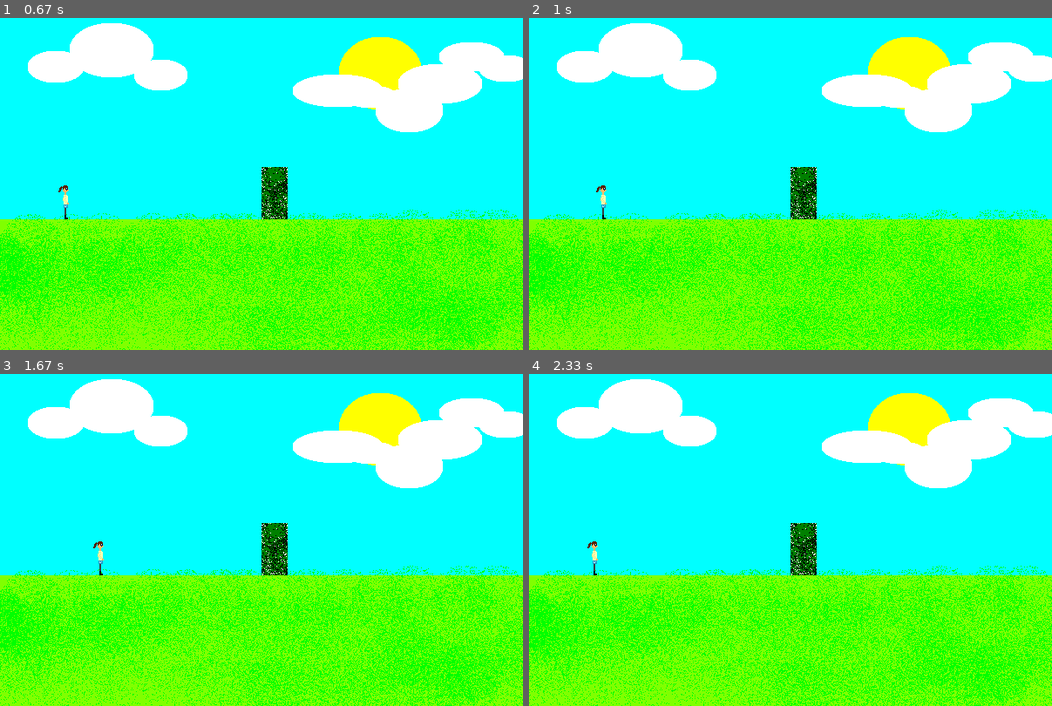
Above: before the commit, frames 1-4 (two rows, left to right).
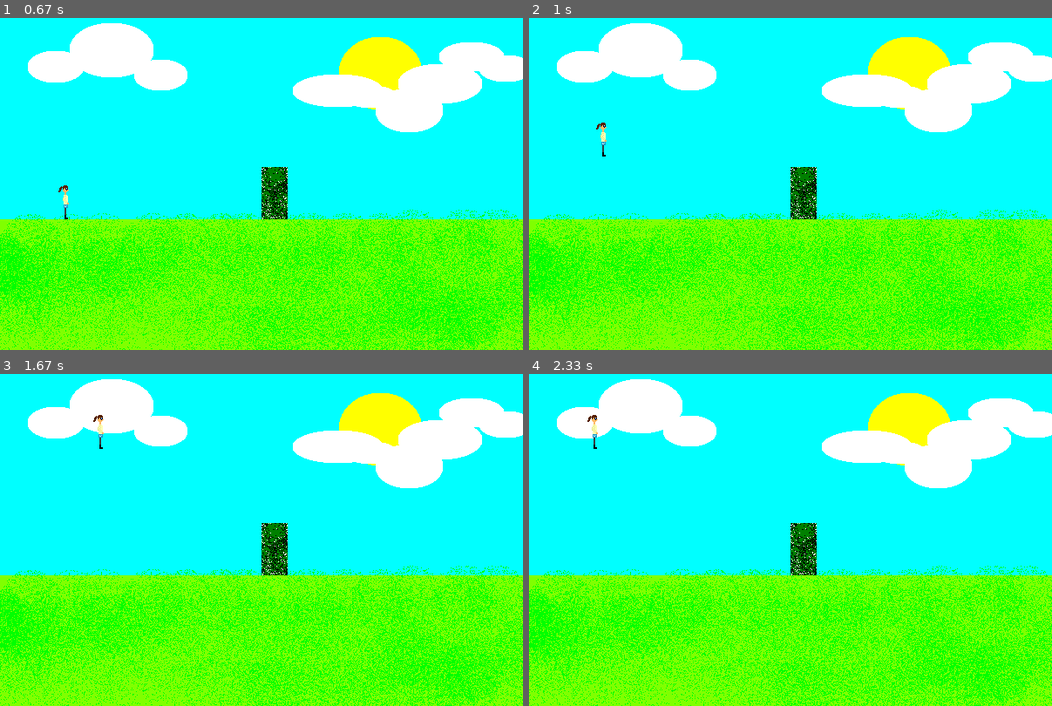
Above: after the commit, the same moments.

Repository: nagellack/SarahGame
Game: pygame game, started from Project/main.py
The game is run twice, just before and just after one commit, with the same random seed, the same clock (stepped at 60 frames per second) and the same inputs. The source is Python 2; it was converted automatically to run under Python 3.
Inputs:
- Up to frame 1 (0.67 s): hold Right from 0.33 s (still down)
- Up to frame 2 (1 s): release Right at 0.8 s; hold Up from 0.83 s (still down)
- Up to frame 3 (1.67 s): release Up at 1.13 s; hold Right 1.17-1.63 s
- Up to frame 4 (2.33 s): hold Left 1.67-2.2 s; hold Left from 2.23 s (still down)

Frame 1 is identical in both runs. In frame 2, 0.2% of the frame differs, in the area x 12-15%, y 31-61%; in frame 3, 0.2%; in frame 4, 0.2%.

Commit message:
colision

Diff:
--- a/Project/Charactor.py
+++ b/Project/Charactor.py
@@ -5,16 +5,57 @@
         self.absoultex = self.x
         self.y = 210
         self.steplength = 2
-        self.jumpheight = 2
+        self.jumpheight = 15
         self.nailcolor = "Red"
         self.image = 'Sarah.png'
+        self.width = 20
+        self.height = 40
+        self.maximumjumpheight = 60
+        self.isjumping = 2
 
 
     def move(self,direction,sector):
         #check if with steplength 2 and jumheight 2 you can make a move in direction
-        # return 1 if can move 0 otherwise
+
         if direction == "Right":
-            self.x += self.steplength
+            newx = self.x + self.steplength
+            newy = self.y
+            if sector.hasObstacle([newx,newy],self.width,self.height)==0:
+                self.x = newx
+                self.y = newy
+            else:
+                return 0
+
         if direction == "Left":
-            self.x -= self.steplength
+            newx = self.x - self.steplength
+            newy = self.y
+            if sector.hasObstacle([newx,newy],self.width,self.height)==0:
+                self.x = newx
+                self.y = newy
+            else:
+                return 0
+        if direction == "Up":
+            newx = self.x
+            newy = self.y + (self.isjumping/2 - (self.maximumjumpheight)**0.5 )**2-self.maximumjumpheight
+            if sector.hasObstacle([newx,newy],self.width,self.height)==0:
+                self.x = newx
+                self.y = newy
+            else:
+                return 0
+        if direction == "RightUp" or direction == "UpRight":
+            newx = self.x + self.steplength
+            newy = self.y + (self.isjumping/2 - (self.maximumjumpheight)**0.5 )**2-self.maximumjumpheight
+            if sector.hasObstacle([newx,newy],self.width,self.height)==0:
+                self.x = newx
+                self.y = newy
+            else:
+                return 0
+        if direction == "LeftUp" or direction == "UpLeft":
+            newx = self.x - self.steplength
+            newy = self.y + (self.isjumping/2 - (self.maximumjumpheight)**0.5 )**2-self.maximumjumpheight
+            if sector.hasObstacle([newx,newy],self.width,self.height)==0:
+                self.x = newx
+                self.y = newy
+            else:
+                return 0
         return 1
--- a/Project/Game.py
+++ b/Project/Game.py
@@ -33,3 +33,5 @@
             self.processMoveRequest('Left')
         elif event == "RightRequest":
             self.processMoveRequest('Right')
+        elif event == "UpRequest":
+            self.processMoveRequest('Up')
--- a/Project/KeyboardController.py
+++ b/Project/KeyboardController.py
@@ -7,20 +7,32 @@
         self.evManager.registerListener(self)
         pygame.init()
         pygame.key.set_repeat(1, 10)
+        self.jumpstarted = 0
 
     def Notify(self, event):
         ev=None
         if event=="TickEvent":
-			#Handle Input Events
+            if self.jumpstarted != 0:
+                ev = "UpRequest"
+                if self.jumpstarted<7:
+                    self.jumpstarted+=1
+                else:
+                    self.jumpstarted=0
             for event in pygame.event.get():
                 if event.type == KEYDOWN and event.key == K_LEFT:
                     direction = "DIRECTION_LEFT"
                     ev = "LeftRequest"
-                elif event.type == QUIT:
+                if event.type == QUIT:
                     ev = QuitEvent()
-                elif event.type == KEYDOWN and event.key == K_ESCAPE:
+                if event.type == KEYDOWN and event.key == K_ESCAPE:
                     ev = QuitEvent()
-                elif event.type == KEYDOWN and event.key == K_RIGHT:
-                        ev = "RightRequest"
+                if event.type == KEYDOWN and event.key == K_RIGHT:
+                    ev = "RightRequest"
+                    print 'right'
+                if event.type == KEYDOWN and event.key == K_UP:
+                    ev = "UpRequest"
+                    if self.jumpstarted == 0:
+                        self.jumpstarted = 1
+
         if ev:
             self.evManager.post( ev )
--- a/Project/Sector.py
+++ b/Project/Sector.py
@@ -15,6 +15,15 @@
             y = 190
             self.obstacles.append(Obstacle.Obstacle(obstid,x,y))
 
-    def hasObstacle(desiredPosition):
+    def hasObstacle(self,desiredPosition,charwidth,charheight):
         # returns 1 if it has an obstacle and 0 if it hasn in direction
-        return 0
+        desx = desiredPosition[0]
+        desy = desiredPosition[1]
+        possibility = 0
+
+        for obst in self.obstacles:
+            if (desx<=(obst.x-charwidth) or desx>=(obst.x+obst.width)) or (desy<=(obst.y-charheight) or desy >= (obst.y+obst.height)):
+                possibility = 0
+            else:
+                possibility=1
+        return possibility
